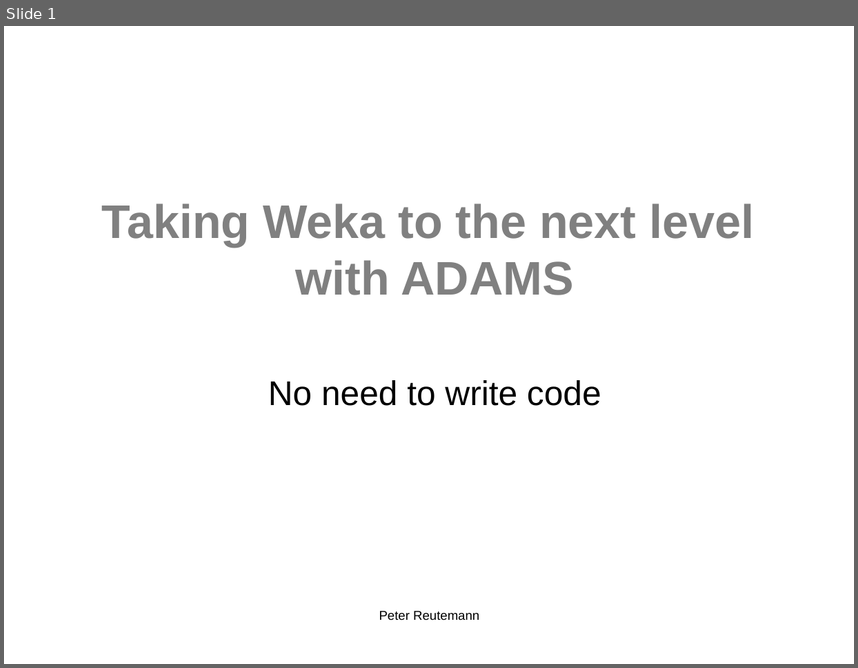
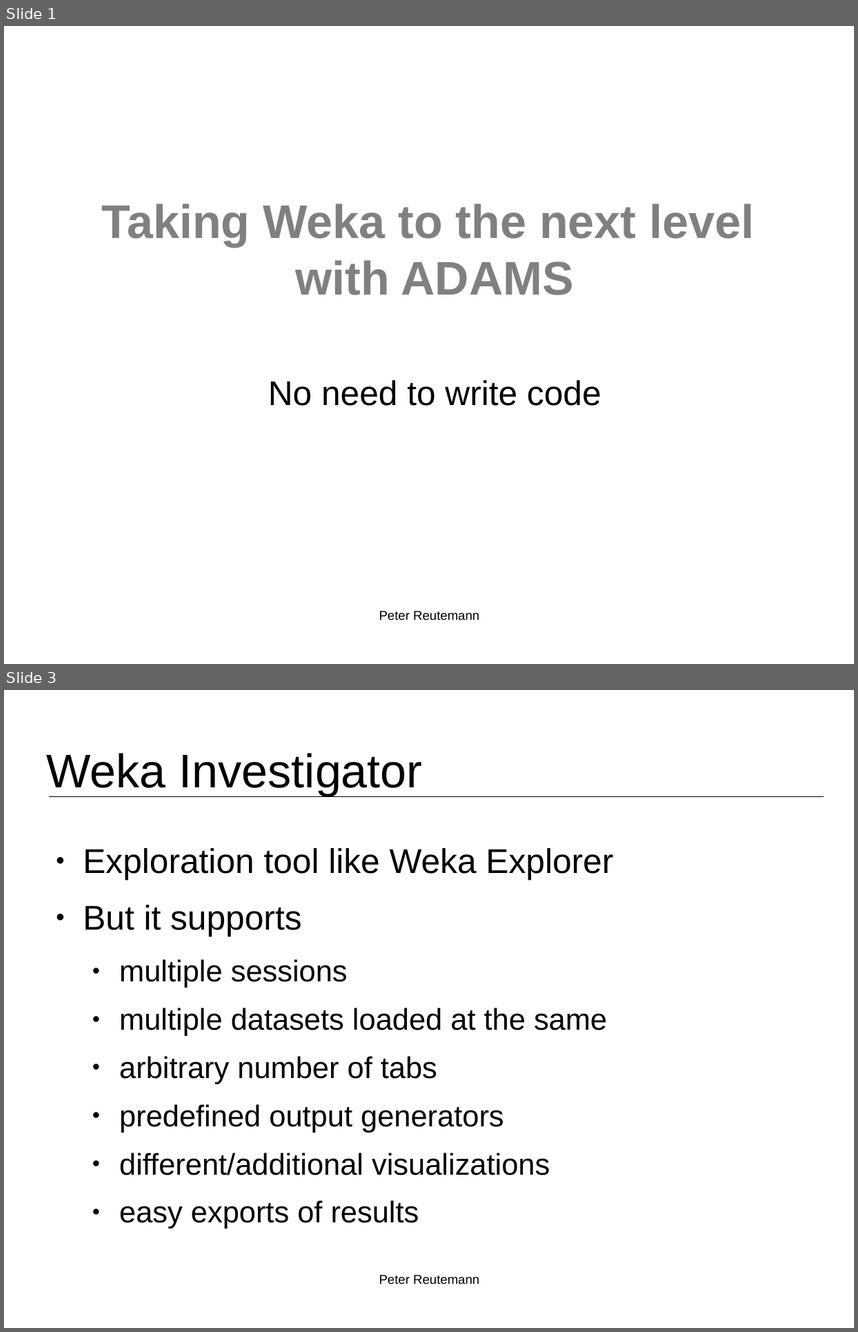
Before and after one commit to fracpete/weka-user-conference-2021, a slide deck: adams/adams.odp. Shown one above the other, each under a label of ours: slide 1 before the commit, slides 1 and 3 after it; the slides between them are not shown. The pictures are 858x668 and 858x1332 pixels, drawn with LibreOffice and Linux fonts; fonts in the diff are those of the drawing; background and template pictures are left out. Boxes give left, top, right and bottom in pixels: in the first picture for what was removed or moved away, otherwise in the second. Text is boxed around its words. In the diff, an @@ line names an element or a change of style, - is before the commit and + after.

```diff
--- a/adams/adams.odp
+++ b/adams/adams.odp
@@ slide 3 added at (x1=4, y1=690, x2=854, y2=1328), background #FFFFFF @@
@@ title added at (x1=47, y1=753, x2=423, y2=796), 44 pt, text #000000 @@
+Weka Investigator
@@ line added from (50, 796) to (824, 796), #000000 0 pt @@
@@ text added at (x1=83, y1=848, x2=613, y2=1223), 28 pt, text #000000 @@
+● Exploration tool like Weka Explorer
+● But it supports
+  ● multiple sessions
+  ● multiple datasets loaded at the same
+  ● arbitrary number of tabs
+  ● predefined output generators
+  ● different/additional visualizations
+  ● easy exports of results
@@ text added at (x1=379, y1=1274, x2=479, y2=1284), 12 pt, text #000000 @@
+Peter Reutemann
```
Also in this commit, not shown: 1 slide changed, 4 other slides added, 1 other file.
